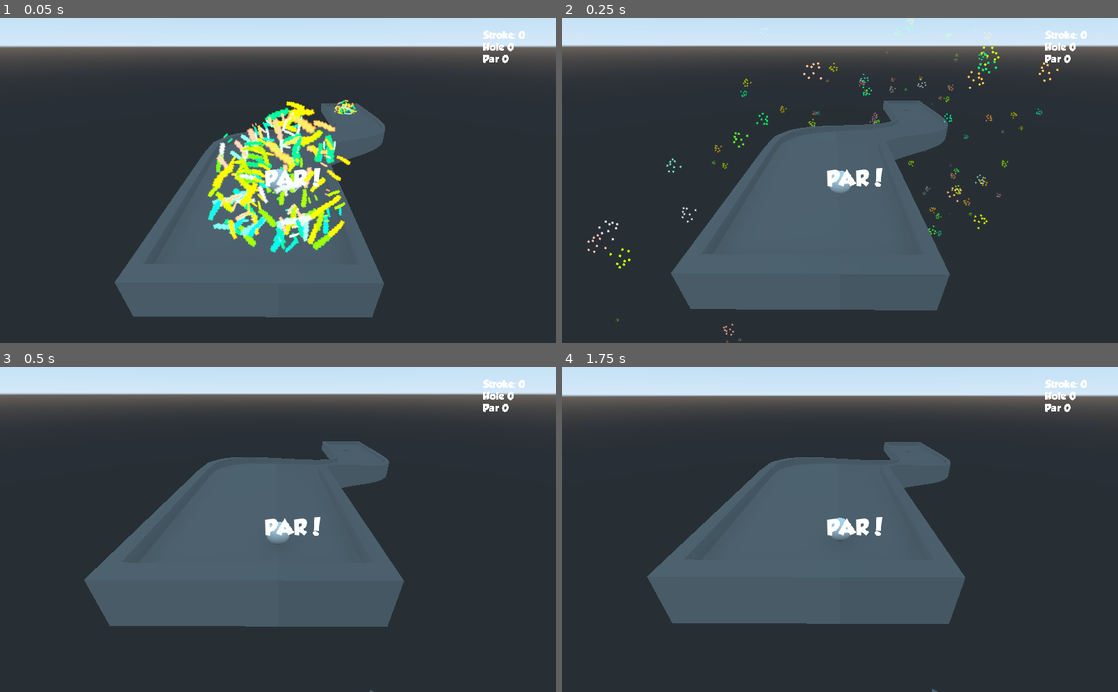
Above: before the commit, frames 1-4 (two rows, left to right).
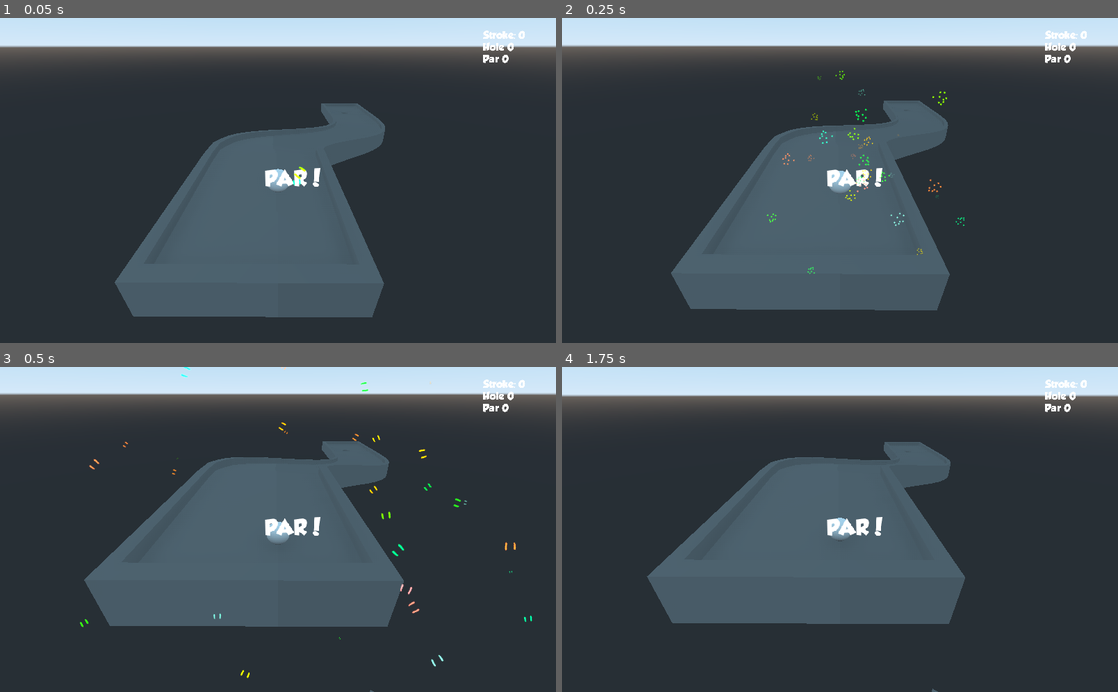
Above: after the commit, the same moments.

Repository: SlashScreen/golf
Game: Godot game, scene res://Levels/test_level.tscn
Two runs of this game, one before a commit and one after it. Both use one fixed random seed, a clock stepped at 60 frames per second and the inputs below.
Inputs (mouse positions are in pixels of both pictures, inside the frame that each line leads up to):
- Up to frame 1 (0.05 s): no input
- Up to frame 2 (0.25 s): no input
- Up to frame 3 (0.5 s): no input
- Up to frame 4 (1.75 s): move the mouse to (962, 513) at 0.52 s; click (962, 513) at 0.67 s; tap Enter at 1.25 s; move the mouse to (728, 545) at 1.27 s; click (728, 545) at 1.42 s

The runs differ from the first frame. In frame 1, 5.5% of the frame differs, in the area x 37-65%, y 25-73%; in frame 2, 1.3%; in frame 3, 0.3%; in frame 4, nothing differs.
Error in both runs: Invalid get index 'position' (on base: 'InputEventKey'). (res://Scripts/Arrow.gd:17)

Commit message:
2D particles work!!

Diff:
--- /dev/null
+++ b/Misc/Confetti_Material.tres
@@ -0,0 +1,13 @@
+[gd_resource type="SpatialMaterial" load_steps=2 format=2]
+
+[ext_resource path="res://assets/graphics/confetti/Confetti_Animation.tres" type="Texture" id=1]
+
+[resource]
+flags_transparent = true
+flags_unshaded = true
+vertex_color_use_as_albedo = true
+params_billboard_mode = 3
+particles_anim_h_frames = 1
+particles_anim_v_frames = 1
+particles_anim_loop = false
+albedo_texture = ExtResource( 1 )
--- /dev/null
+++ b/Misc/Confetti_Particles.tres
@@ -0,0 +1,21 @@
+[gd_resource type="ParticlesMaterial" format=2]
+
+[resource]
+emission_shape = 1
+emission_sphere_radius = 1.0
+flag_rotate_y = true
+flag_disable_z = true
+spread = 164.08
+initial_velocity = 525.07
+angular_velocity = 0.0
+orbit_velocity = 0.0
+orbit_velocity_random = 0.0
+radial_accel = 27.69
+angle = 360.0
+angle_random = 1.0
+scale = 0.1
+scale_random = 1.0
+hue_variation = 1.0
+hue_variation_random = 1.0
+anim_offset = 1.0
+anim_offset_random = 1.0
--- a/Objects/Confetti.tscn
+++ b/Objects/Confetti.tscn
@@ -1,49 +1,11 @@
-[gd_scene load_steps=9 format=2]
+[gd_scene load_steps=5 format=2]
 
-[ext_resource path="res://assets/graphics/confetti/confetti1.png" type="Texture" id=1]
-[ext_resource path="res://assets/graphics/confetti/confetti2.png" type="Texture" id=2]
-[ext_resource path="res://assets/graphics/confetti/confetti3.png" type="Texture" id=3]
-[ext_resource path="res://Scripts/Confetti.gd" type="Script" id=4]
-
-[sub_resource type="ParticlesMaterial" id=1]
-emission_shape = 1
-emission_sphere_radius = 1.0
-flag_rotate_y = true
-spread = 164.08
-initial_velocity = 2.0
-angular_velocity = 0.0
-radial_accel = 27.69
-angle = 360.0
-angle_random = 1.0
-scale = 0.1
-scale_random = 1.0
-hue_variation = 1.0
-hue_variation_random = 1.0
-anim_offset = 1.0
-anim_offset_random = 1.0
-
-[sub_resource type="AnimatedTexture" id=4]
-flags = 23
-frames = 3
-fps = 18.8
-frame_0/texture = ExtResource( 1 )
-frame_1/texture = ExtResource( 2 )
-frame_1/delay_sec = 0.0
-frame_2/texture = ExtResource( 3 )
-frame_2/delay_sec = 0.0
-
-[sub_resource type="SpatialMaterial" id=2]
-flags_transparent = true
-flags_unshaded = true
-vertex_color_use_as_albedo = true
-params_billboard_mode = 3
-particles_anim_h_frames = 1
-particles_anim_v_frames = 1
-particles_anim_loop = false
-albedo_texture = SubResource( 4 )
+[ext_resource path="res://Misc/Confetti_Particles.tres" type="Material" id=1]
+[ext_resource path="res://Misc/Confetti_Material.tres" type="Material" id=2]
+[ext_resource path="res://Scripts/Confetti.gd" type="Script" id=3]
 
 [sub_resource type="QuadMesh" id=3]
-material = SubResource( 2 )
+material = ExtResource( 2 )
 
 [node name="Confetti" type="Particles"]
 emitting = false
@@ -52,6 +14,6 @@
 speed_scale = 3.71
 explosiveness = 1.0
 visibility_aabb = AABB( -9.15734, -6.30471, -7.67285, 18.3147, 12.6094, 15.3457 )
-process_material = SubResource( 1 )
+process_material = ExtResource( 1 )
 draw_pass_1 = SubResource( 3 )
-script = ExtResource( 4 )
+script = ExtResource( 3 )
--- a/Objects/Golf_Ball_Obj.tscn
+++ b/Objects/Golf_Ball_Obj.tscn
@@ -1,11 +1,10 @@
-[gd_scene load_steps=10 format=2]
+[gd_scene load_steps=9 format=2]
 
 [ext_resource path="res://Scripts/Golf_Ball.gd" type="Script" id=1]
-[ext_resource path="res://Objects/Confetti.tscn" type="PackedScene" id=2]
-[ext_resource path="res://assets/graphics/arrow.png" type="Texture" id=3]
-[ext_resource path="res://Scripts/Arrow.gd" type="Script" id=4]
-[ext_resource path="res://Misc/default_env.tres" type="Environment" id=5]
-[ext_resource path="res://Scripts/Golf_Camera.gd" type="Script" id=6]
+[ext_resource path="res://assets/graphics/arrow.png" type="Texture" id=2]
+[ext_resource path="res://Scripts/Arrow.gd" type="Script" id=3]
+[ext_resource path="res://Misc/default_env.tres" type="Environment" id=4]
+[ext_resource path="res://Scripts/Golf_Camera.gd" type="Script" id=5]
 
 [sub_resource type="PhysicsMaterial" id=1]
 
@@ -21,8 +20,6 @@
 physics_material_override = SubResource( 1 )
 script = ExtResource( 1 )
 
-[node name="Confetti" parent="Ball" instance=ExtResource( 2 )]
-
 [node name="Spherecollider" type="CollisionShape" parent="Ball"]
 shape = SubResource( 2 )
 
--- a/Objects/Golf_Hole_Volume.tscn
+++ b/Objects/Golf_Hole_Volume.tscn
@@ -1,16 +1,13 @@
-[gd_scene load_steps=4 format=2]
+[gd_scene load_steps=3 format=2]
 
-[ext_resource path="res://Objects/Confetti.tscn" type="PackedScene" id=1]
-[ext_resource path="res://Scripts/Golf_Hole.gd" type="Script" id=2]
+[ext_resource path="res://Scripts/Golf_Hole.gd" type="Script" id=1]
 
 [sub_resource type="CylinderShape" id=1]
 
 [node name="Golf_Hole_Volume" type="Spatial"]
 
-[node name="Confetti" parent="." instance=ExtResource( 1 )]
-
 [node name="Hole_Area" type="Area" parent="."]
-script = ExtResource( 2 )
+script = ExtResource( 1 )
 
 [node name="Hole_Cylinder" type="CollisionShape" parent="Hole_Area"]
 transform = Transform( 1, 0, 0, 0, 0.212971, 0, 0, 0, 1, 0, 0, 0 )
--- a/Objects/HUD.tscn
+++ b/Objects/HUD.tscn
@@ -1,7 +1,16 @@
-[gd_scene load_steps=3 format=2]
+[gd_scene load_steps=7 format=2]
 
 [ext_resource path="res://Scripts/HUD.gd" type="Script" id=1]
 [ext_resource path="res://Misc/Hud_Theme.tres" type="Theme" id=2]
+[ext_resource path="res://Misc/Confetti_Particles.tres" type="Material" id=3]
+[ext_resource path="res://assets/graphics/confetti/Confetti_Animation.tres" type="Texture" id=4]
+[ext_resource path="res://Scripts/Confetti.gd" type="Script" id=5]
+
+[sub_resource type="CanvasItemMaterial" id=1]
+particles_animation = true
+particles_anim_h_frames = 1
+particles_anim_v_frames = 1
+particles_anim_loop = false
 
 [node name="HUD" type="Control"]
 anchor_right = 1.0
@@ -46,3 +55,16 @@
 rect_scale = Vector2( 0.5, 0.5 )
 theme = ExtResource( 2 )
 text = "Hole"
+
+[node name="Particles2D" type="Particles2D" parent="."]
+material = SubResource( 1 )
+position = Vector2( 540, 300 )
+emitting = false
+amount = 40
+one_shot = true
+speed_scale = 1.89
+explosiveness = 0.42
+randomness = 0.39
+process_material = ExtResource( 3 )
+texture = ExtResource( 4 )
+script = ExtResource( 5 )
--- a/Scripts/Confetti.gd
+++ b/Scripts/Confetti.gd
@@ -1,8 +1,9 @@
-extends Particles
+extends Particles2D
 
 func _ready():
 	get_tree().get_root().get_node("Signal_Router").connect("on_won",self,"_won")
 
 func _won():
+	set_emitting(true)
 	restart()
 	print("Confetti!!!")
--- /dev/null
+++ b/assets/graphics/confetti/Confetti_Animation.tres
@@ -0,0 +1,15 @@
+[gd_resource type="AnimatedTexture" load_steps=4 format=2]
+
+[ext_resource path="res://assets/graphics/confetti/confetti1.png" type="Texture" id=1]
+[ext_resource path="res://assets/graphics/confetti/confetti2.png" type="Texture" id=2]
+[ext_resource path="res://assets/graphics/confetti/confetti3.png" type="Texture" id=3]
+
+[resource]
+flags = 23
+frames = 3
+fps = 18.8
+frame_0/texture = ExtResource( 1 )
+frame_1/texture = ExtResource( 2 )
+frame_1/delay_sec = 0.0
+frame_2/texture = ExtResource( 3 )
+frame_2/delay_sec = 0.0
Not shown: 1 places in Objects/Golf_Ball_Obj.tscn that only renumber resources
